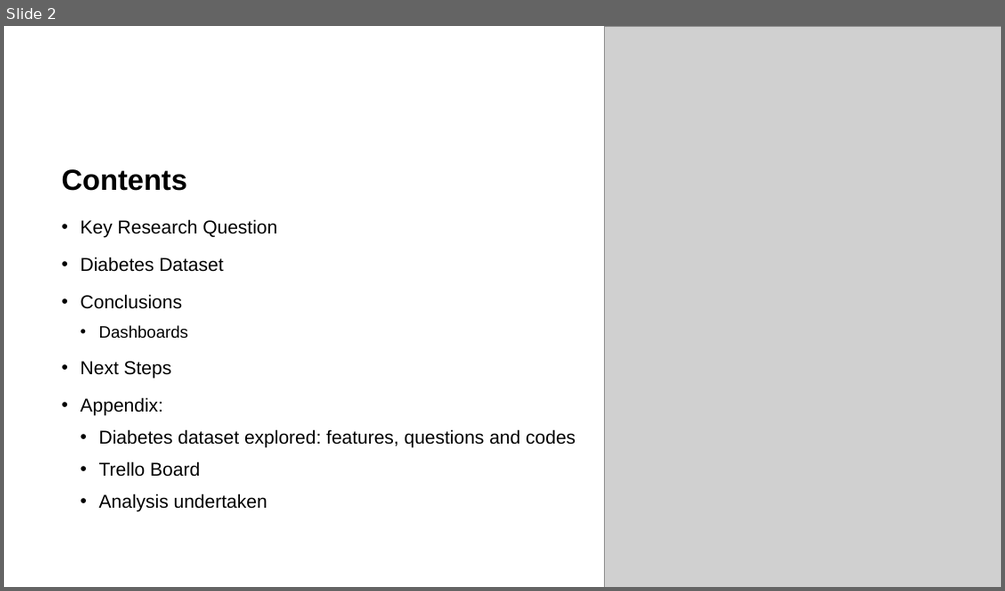
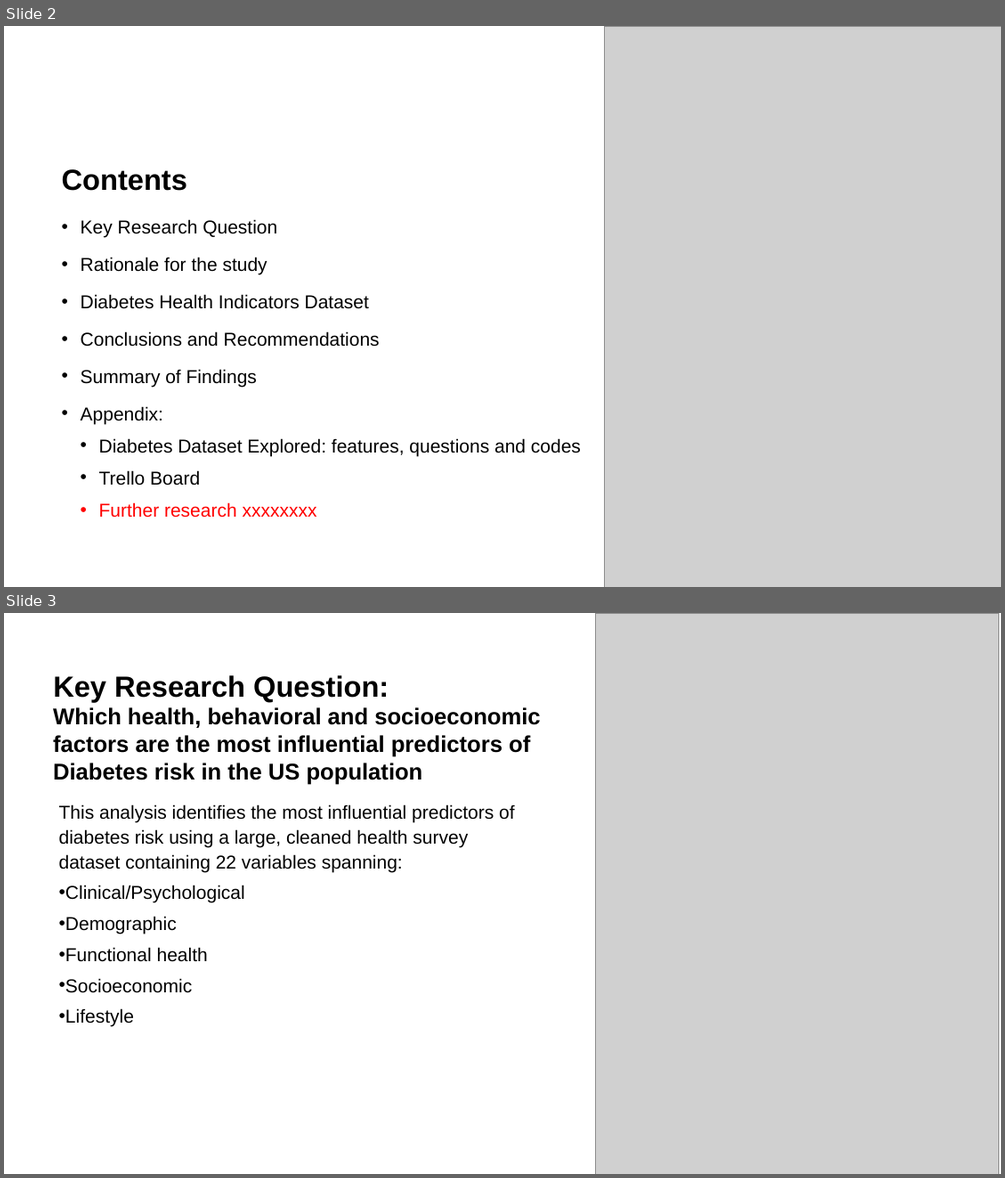
Before and after one commit to teresamcgarry/diabetes, a slide deck: presentation/diabetes_presentation.pptx. Shown one above the other, each under a label of ours: slide 2 before the commit, slides 2 and 3 after it. The pictures are 1005x591 and 1005x1178 pixels, drawn with LibreOffice and Linux fonts; fonts in the diff are those of the drawing; grey boxes stand for pictures. Boxes give left, top, right and bottom in pixels: in the first picture for what was removed or moved away, otherwise in the second. Text is boxed around its words. In the diff, an @@ line names an element or a change of style, - is before the commit and + after.

Commit message:
Diabetes Presentation

```diff
--- a/presentation/diabetes_presentation.pptx
+++ b/presentation/diabetes_presentation.pptx
@@ slide 3 added at bbox=[4, 613, 1001, 1174], background #FFFFFF @@
@@ picture added at bbox=[596, 613, 999, 1174] @@
@@ title added at bbox=[53, 675, 388, 702], 28 pt, text #000000, bold @@
+Key Research Question:
@@ text added at bbox=[53, 707, 540, 785], 22 pt, text #000000, bold @@
+Which health, behavioral and socioeconomic factors are the most influential predictors of Diabetes risk in the US population
@@ text added at bbox=[59, 804, 514, 1027], 18 pt, text #000000 @@
+This analysis identifies the most influential predictors of diabetes risk using a large, cleaned health survey dataset containing 22 variables spanning:
+• Clinical/Psychological
+• Demographic
+• Functional health
+• Socioeconomic
+• Lifestyle
@@ slide 2 changed as well @@
@@ text at bbox=[81, 257, 380, 386]: text changed @@
-• Diabetes Dataset
-• Conclusions
-  • Dashboards
-• Next Steps
+• Rationale for the study
+• Diabetes Health Indicators Dataset
+• Conclusions and Recommendations
+• Summary of Findings
@@ text at bbox=[99, 438, 581, 456]: text changed @@
-  • Diabetes dataset explored: features, questions and codes
+  • Diabetes Dataset Explored: features, questions and codes
@@ text at bbox=[99, 502, 317, 517]: text changed; text colour #000000 to #FF0000 @@
-  • Analysis undertaken
+  • Further research xxxxxxxx
```
Also in this commit, not shown: 9 other slides changed, 2 other slides added, 2 slides removed.
